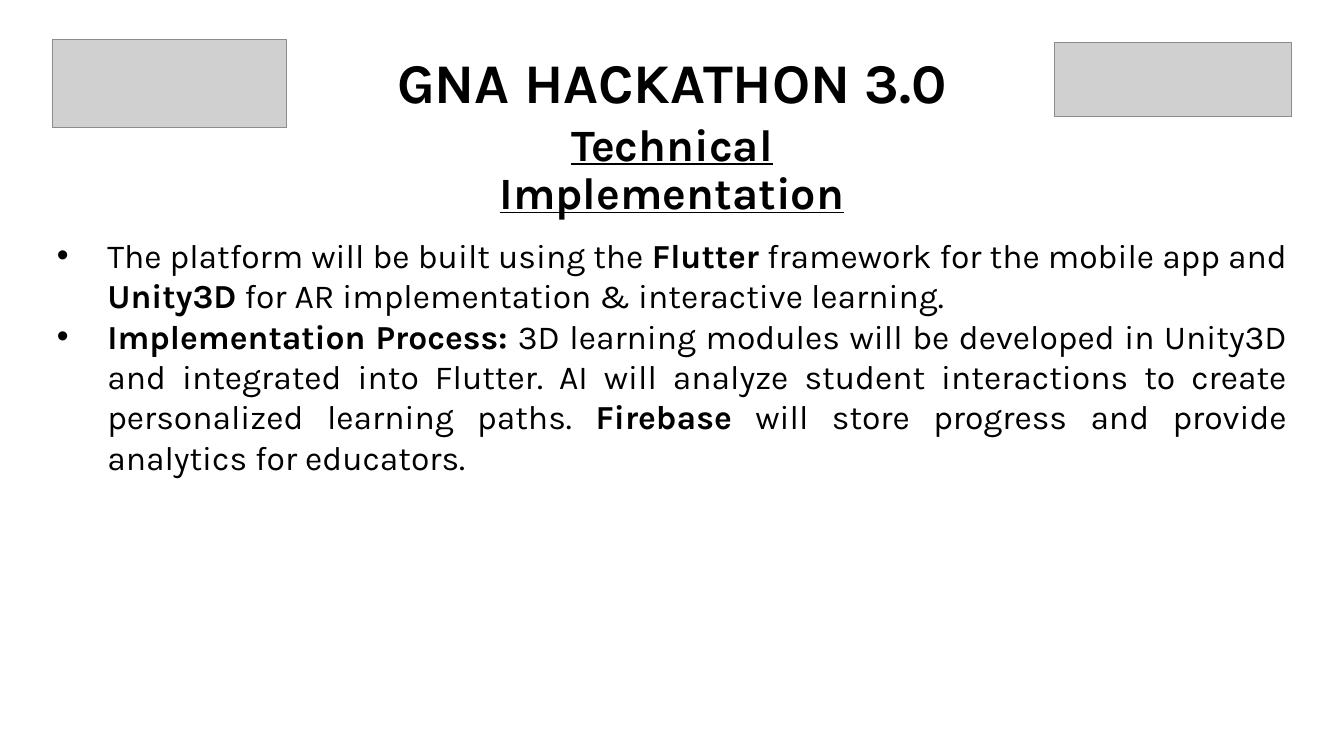
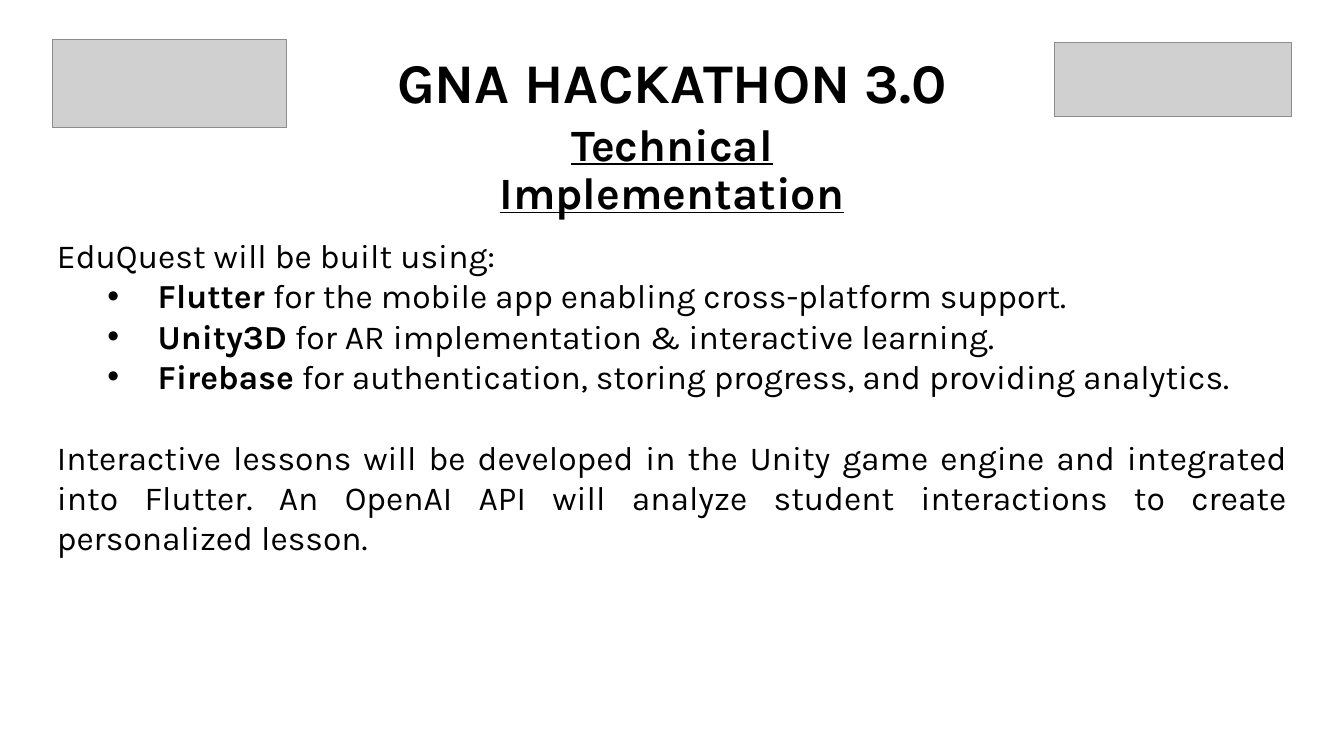
Before and after one commit to Anish0i0/eduquest, a slide deck: slide 6 of GNA Hackathon 3.0 Presentation.pptx. Drawn at 1344x756 pixels with LibreOffice and Linux fonts; fonts in the diff are those of the drawing; grey boxes stand for pictures. Boxes give left, top, right and bottom in pixels: in the first picture for what was removed or moved away, otherwise in the second. Text is boxed around its words. In the diff, an @@ line names an element or a change of style, - is before the commit and + after.

```diff
--- a/GNA Hackathon 3.0 Presentation.pptx
+++ b/GNA Hackathon 3.0 Presentation.pptx
@@ text at (x1=57, y1=245, x2=1287, y2=558): text changed @@
-• The platform will be built using the Flutter framework for the mobile app and Unity3D for AR implementation & interactive learning.
-• Implementation Process: 3D learning modules will be developed in Unity3D and integrated into Flutter. AI will analyze student interactions to create personalized learning paths. Firebase will store progress and provide analytics for educators.
+EduQuest will be built using:
+  • Flutter for the mobile app enabling cross-platform support.
+  • Unity3D for AR implementation & interactive learning.
+  • Firebase for authentication, storing progress, and providing analytics.
+Interactive lessons will be developed in the Unity game engine and integrated into Flutter. An OpenAI API will analyze student interactions to create personalized lesson.
```
Also in this commit, not shown: 6 other slides changed.
